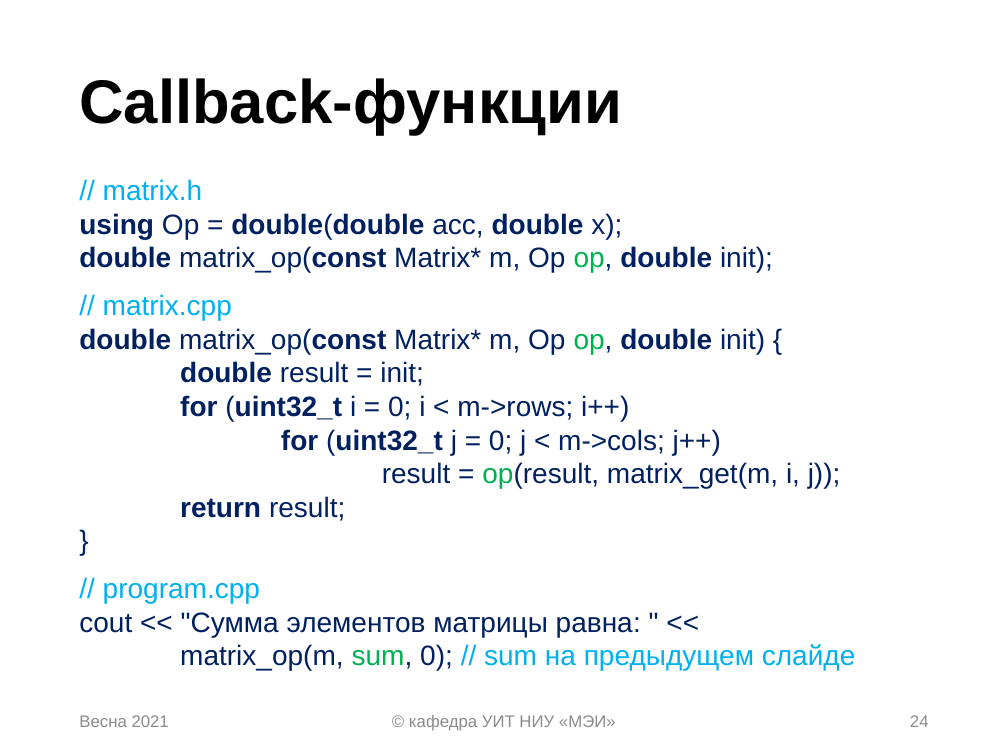
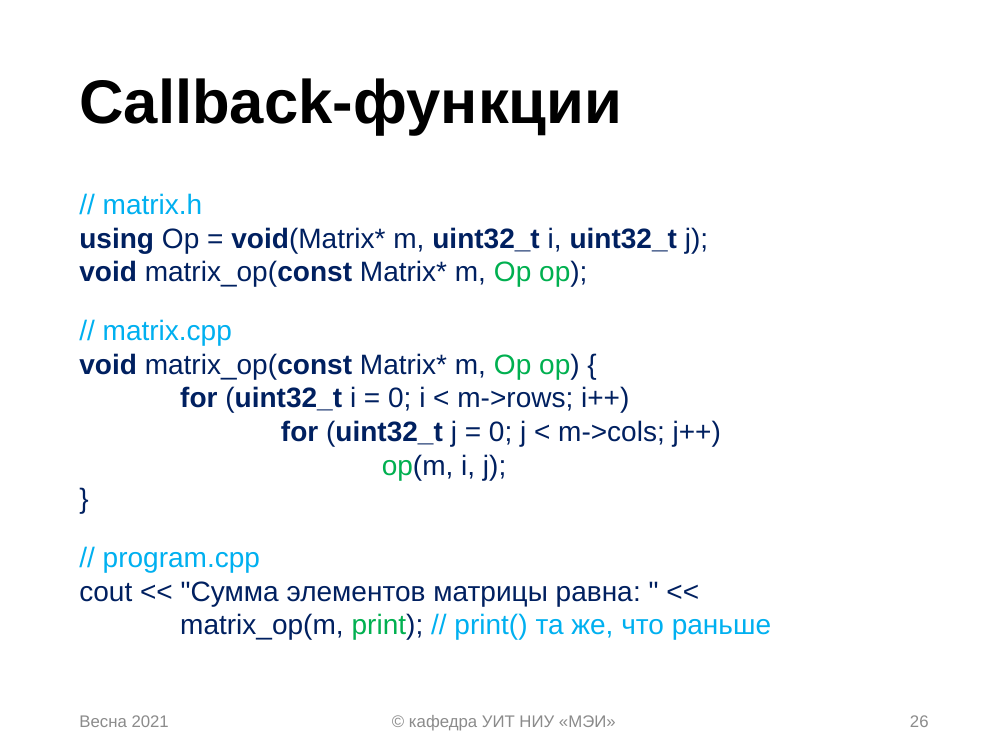
Before and after one commit to uii-mpei/cs-libs-lecture, a slide deck: slide 26 of lecture07_library.pptx (slide 24 before the commit). Drawn at 1008x756 pixels with LibreOffice and Linux fonts; fonts in the diff are those of the drawing. Boxes give left, top, right and bottom in pixels: in the first picture for what was removed or moved away, otherwise in the second. Text is boxed around its words. In the diff, an @@ line names an element or a change of style, - is before the commit and + after.

Commit message:
уточнения про opaque pointer и callback

```diff
--- a/lecture07_library.pptx
+++ b/lecture07_library.pptx
@@ text at [79, 193, 771, 639]: text changed @@
-// matrix.h
-using Op = double(double acc, double x);
-double matrix_op(const Matrix* m, Op op, double init);
-// matrix.cpp
-double matrix_op(const Matrix* m, Op op, double init) {
-double result = init;
-for (uint32_t i = 0; i < m->rows; i++)
-for (uint32_t j = 0; j < m->cols; j++)
-result = op(result, matrix_get(m, i, j));
-return result;
-}
-// program.cpp
-cout << "Сумма элементов матрицы равна: " <<
-matrix_op(m, sum, 0); // sum на предыдущем слайде
+// matrix.h
+using Op = void(Matrix* m, uint32_t i, uint32_t j);
+void matrix_op(const Matrix* m, Op op);
+// matrix.cpp
+void matrix_op(const Matrix* m, Op op) {
+for (uint32_t i = 0; i < m->rows; i++)
+for (uint32_t j = 0; j < m->cols; j++)
+op(m, i, j);
+}
+// program.cpp
+cout << "Сумма элементов матрицы равна: " <<
+matrix_op(m, print); // print() та же, что раньше
@@ page number at [910, 715, 929, 727]: text changed @@
-24
+26
```
Also in this commit, not shown: 1 other slide changed, 2 slides added, 3 other files.
